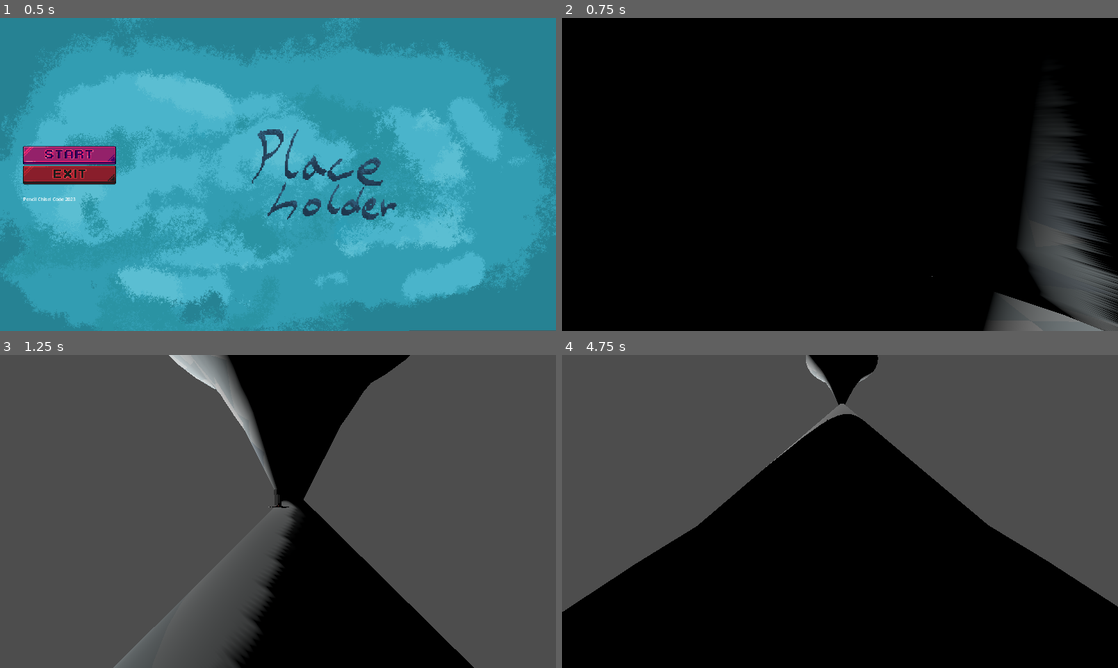
Above: before the commit, frames 1-4 (two rows, left to right).
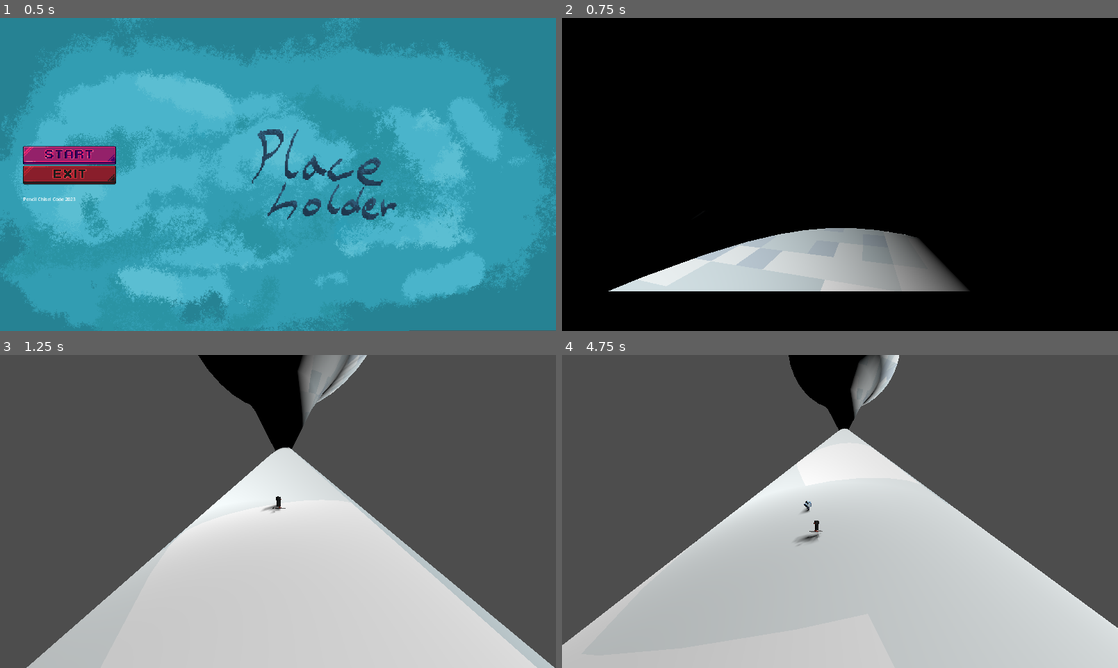
Above: after the commit, the same moments.

Repository: CodingBigTime/pencil-chisel-code-2023
Game: Godot game, scene res://scenes/main_menu.tscn
Two runs of this game, one before a commit and one after it. Both use one fixed random seed, a clock stepped at 60 frames per second and the inputs below.
Inputs (mouse positions are in pixels of both pictures, inside the frame that each line leads up to):
- Up to frame 1 (0.5 s): no input
- Up to frame 2 (0.75 s): click (628, 155) at 0.5 s
- Up to frame 3 (1.25 s): no input
- Up to frame 4 (4.75 s): hold D (right) 1.28-2.03 s; tap Space (boost) every 0.75 s from 1.35 to 4.35 s; hold A (left) 2.03-2.78 s; hold D (right) 2.78-4.28 s; hold A (left) from 4.28 s (still down)

Frame 1 is identical in both runs. In frame 2, 17% of the frame differs, in the area x 8-100%, y 26-100%; in frame 3, 39%; in frame 4, 51%, in the area x 0-100%, y 0-100%.

Commit message:
Improve player movement.

Diff:
--- a/actors/player.gd
+++ b/actors/player.gd
@@ -2,9 +2,9 @@
 
 signal launch_weapon(weapon_name, launch_strength)
 
-const BOOST_SPEED = 20.0
-const LAUNCH_FORCE = 1.0
-const ROTATION_SPEED = 2.0
+const BOOST_SPEED = 5.0
+const LAUNCH_FORCE = 3
+const ROTATION_SPEED = 2.5
 const MAX_VELOCITY = 100.0
 const TERMINAL_VELOCITY = 20.0
 
@@ -45,7 +45,7 @@
 	# Handle collision
 	for body in get_colliding_bodies():
 		if body.is_in_group("weapon"):
-			launch_weapon.emit(body.get_parent().name, linear_velocity * LAUNCH_FORCE)
+			launch_weapon.emit(body.name, linear_velocity * LAUNCH_FORCE)
 			linear_velocity *= 0.5
 
 	velocity_xz = Vector2(linear_velocity.x, linear_velocity.z)
@@ -54,4 +54,4 @@
 	linear_velocity.z = velocity_xz_clamped.y
 
 	if $RayCast3D_far.is_colliding() and not $RayCast3D_close.is_colliding():
-		position.y = lerp(position.y, $RayCast3D_far.get_collision_point().y + 0.5, 0.1)
+		position.y = lerp(position.y, $RayCast3D_far.get_collision_point().y, 0.1)
--- a/actors/player.tscn
+++ b/actors/player.tscn
@@ -45,6 +45,7 @@
 size = Vector3(0.161704, 0.0758256, 1.40303)
 
 [node name="RayCast3D_far" type="RayCast3D" parent="."]
+target_position = Vector3(2.08165e-12, -50, 2.08165e-12)
 
 [node name="RayCast3D_close" type="RayCast3D" parent="."]
-target_position = Vector3(0, -0.75, 0)
+target_position = Vector3(2.08165e-12, -0.5, 2.08165e-12)
--- a/objects/glacier.gd
+++ b/objects/glacier.gd
@@ -1,4 +1,4 @@
-extends Node3D
+extends RigidBody3D
 
 var launched = false
 
@@ -13,10 +13,15 @@
 
 func _launch(collider_name, velocity):
 	# var player_node = get_node_or_null("/root/Map/player")
-	# print(self.name)
-	# print(collider_name)
 	if collider_name == name and not launched:
 		launched = true
-		var rb = get_node("RigidBody3D")
-		rb.gravity_scale = 1
-		rb.apply_impulse(velocity)
+		gravity_scale = 1
+		apply_impulse(velocity)
+
+
+func _physics_process(delta: float):
+	if launched:
+		$RayCast3D.position = self.position
+		if $RayCast3D.is_colliding():
+			var coliding_with = $RayCast3D.get_collision_point().y
+			position.y = lerp(position.y, coliding_with , 0.1)
--- a/objects/glacier.tscn
+++ b/objects/glacier.tscn
@@ -6,14 +6,18 @@
 [sub_resource type="SphereShape3D" id="SphereShape3D_pvu2j"]
 radius = 0.583855
 
-[node name="Glacier" type="Node3D"]
+[node name="Glacier" type="RigidBody3D" groups=["weapon"]]
+transform = Transform3D(0.999992, 0.00359431, -0.00181729, -0.00359274, 0.999993, 0.000866, 0.00182038, -0.000859478, 0.999998, 0, 0, 0)
+gravity_scale = 2.66454e-15
 script = ExtResource("1_wim78")
 
-[node name="RigidBody3D" type="RigidBody3D" parent="." groups=["weapon"]]
-gravity_scale = 2.66454e-15
+[node name="RayCast3D" type="RayCast3D" parent="."]
+transform = Transform3D(1, 0, 0, 0, 1, 0, 0, 0, 1, 2.08165e-12, 2.08165e-12, 2.08165e-12)
+top_level = true
+target_position = Vector3(2.08165e-12, -50, 2.08165e-12)
 
-[node name="CollisionShape3D" type="CollisionShape3D" parent="RigidBody3D"]
+[node name="CollisionShape3D" type="CollisionShape3D" parent="."]
 transform = Transform3D(1, 0, 0, 0, 1, 0, 0, 0, 1, -0.021719, 0.2617, 0.0124031)
 shape = SubResource("SphereShape3D_pvu2j")
 
-[node name="glacier" parent="RigidBody3D" instance=ExtResource("2_0je6o")]
+[node name="glacier" parent="." instance=ExtResource("2_0je6o")]
--- a/scenes/main.tscn
+++ b/scenes/main.tscn
@@ -1,24 +1,28 @@
 [gd_scene load_steps=5 format=3 uid="uid://dad5je0e0l2rk"]
 
-[ext_resource type="PackedScene" uid="uid://cup6i73gp2txa" path="res://actors/player.tscn" id="1_7ud0s"]
+[ext_resource type="PackedScene" uid="uid://cto5hssbufjkt" path="res://actors/player.tscn" id="1_7ud0s"]
 [ext_resource type="Script" path="res://scenes/Camera3D.gd" id="2_nl8p7"]
-[ext_resource type="PackedScene" uid="uid://w8bd5n1p2168" path="res://objects/mountain.tscn" id="3_yenbf"]
+[ext_resource type="PackedScene" path="res://objects/mountain.tscn" id="3_yenbf"]
 [ext_resource type="PackedScene" uid="uid://bxmjjpfslwi3x" path="res://objects/glacier.tscn" id="4_f4xd1"]
 
 [node name="Map" type="Node3D"]
+transform = Transform3D(0.999998, -0.00142493, 0.00151929, 0.00142608, 0.999999, -0.000756879, -0.00151822, 0.000759032, 0.999999, 0, 0, 0)
 
 [node name="player" parent="." instance=ExtResource("1_7ud0s")]
-transform = Transform3D(1, 0, 0, 0, 1, 0, 0, 0, 1, 18.343, 145.836, 9.21762)
+transform = Transform3D(1, 9.26043e-10, 2.49698e-11, -2.23539e-11, 1, -1.24232e-11, 1.1314e-11, -4.71173e-10, 1, 18.343, 133.725, 5.52958)
 
 [node name="Camera3D" type="Camera3D" parent="."]
-transform = Transform3D(1, 0, 0, 0, 1, 0, 0, 0, 1, 0, 26.4948, 0)
+transform = Transform3D(1, 6.93301e-10, 1.08125e-08, 2.642e-10, 1, 1.21726e-08, 1.13136e-11, -3.54758e-10, 1, -0.874826, 26.6851, -0.0629961)
+current = true
+fov = 100.7
+near = 0.02
 script = ExtResource("2_nl8p7")
 
 [node name="mountain" parent="." instance=ExtResource("3_yenbf")]
 transform = Transform3D(20, 0, 0, 0, 10, 0, 0, 0, 20, 0, 0, 0)
 
 [node name="DirectionalLight3D" type="DirectionalLight3D" parent="."]
-transform = Transform3D(0.36272, 0.0504454, -0.930532, 0.0778524, 0.993403, 0.0842004, 0.928641, -0.102985, 0.3564, -49.1771, 183.856, 15.5855)
+transform = Transform3D(-0.920243, 0.199766, 0.336522, 0.371402, 0.71683, 0.590098, -0.123348, 0.668018, -0.733851, -44.8685, 249.106, 196.814)
 light_angular_distance = 2.0
 light_bake_mode = 1
 shadow_enabled = true
@@ -30,4 +34,4 @@
 transform = Transform3D(-2, 3.01992e-07, 0, -3.01992e-07, -2, 0, 0, 0, 2, 5.31634, 170.221, 0.161701)
 
 [node name="Glacier" parent="." instance=ExtResource("4_f4xd1")]
-transform = Transform3D(0.627148, 0.7789, 0, -0.7789, 0.627148, 0, 0, 0, 1, 23.5427, 126.125, 8.14721)
+transform = Transform3D(0.503716, 0.751719, -0.425666, -0.752987, 0.623572, 0.210165, 0.423418, 0.214657, 0.880137, 35.9658, 111.228, 15.7381)
Not shown: 1 places in actors/player.tscn that only renumber resources
